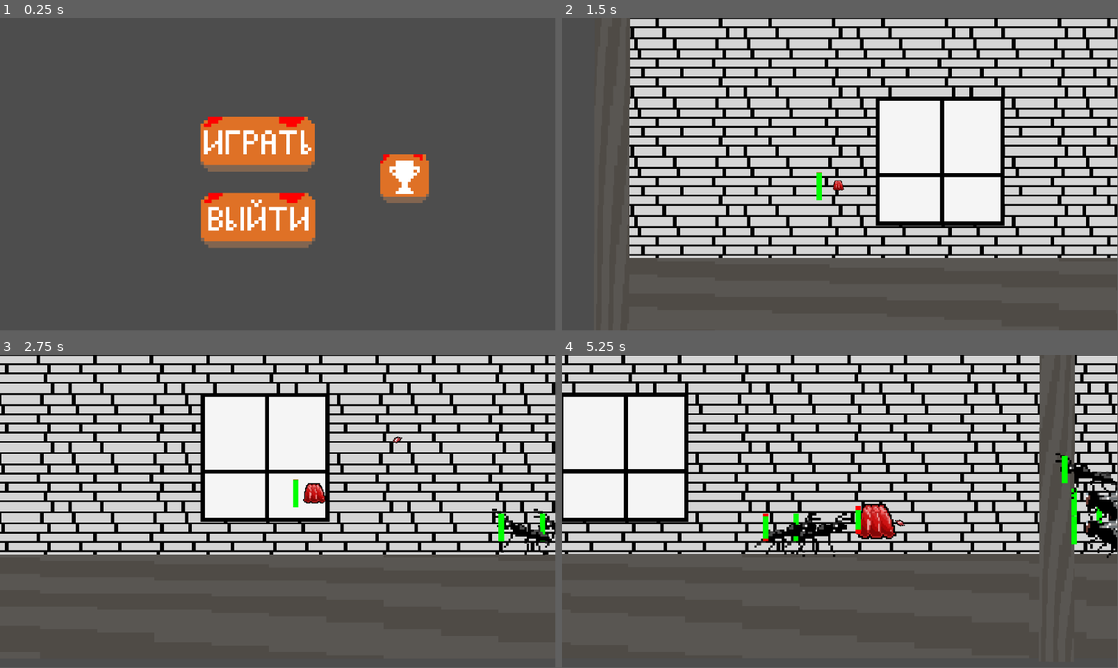
Above: before the commit, frames 1-4 (two rows, left to right).
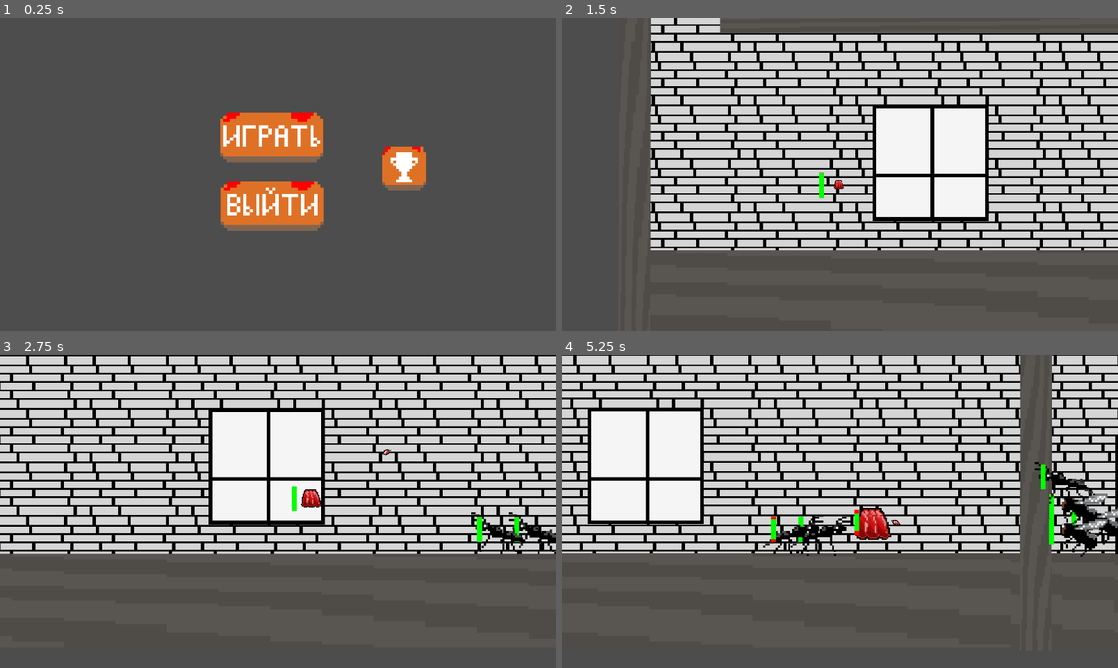
Above: after the commit, the same moments.

Repository: Razen-MIREA/metamorphozis
Game: Godot game, scene res://Menu.tscn
The game is run twice, just before and just after one commit, with the same random seed, the same clock (stepped at 60 frames per second) and the same inputs.
Inputs (mouse positions are in pixels of both pictures, inside the frame that each line leads up to; where the layout moved, square brackets give the same spot in the first picture):
- Up to frame 1 (0.25 s): no input
- Up to frame 2 (1.5 s): click (967, 168) [967, 177] at 0.5 s; click (834, 136) [817, 143] at 1.25 s
- Up to frame 3 (2.75 s): move the mouse to (400, 495) at 2.02 s; hold D (right) from 2.03 s (still down); hold Right mouse button (Attack) from 2.03 s (still down); tap Space (Jump) at 2.27 s
- Up to frame 4 (5.25 s): move the mouse to (728, 527) at 2.77 s; release Right mouse button (Attack) at 2.78 s; click (728, 527) at 2.85 s; tap Space (Jump) at 3.02, 4.52 s; move the mouse to (895, 442) at 3.52 s; release D (right) at 3.53 s; hold A (left) 3.53-4.28 s; hold Right mouse button (Attack) 3.53-4.28 s; move the mouse to (812, 574) at 4.27 s; hold D (right) from 4.28 s (still down); click (812, 574) at 4.35 s; move the mouse to (1006, 558) at 5.02 s; hold Right mouse button (Attack) from 5.03 s (still down)
In our replay, the window is 799x449 before the commit and 800x450 after it. These sizes can differ from the game's own. Grey fills any space a smaller window leaves; there, only what the larger window draws over its background counts as a difference.

The runs differ from the first frame. In frame 1, 7.3% of the frame differs, in the area x 36-78%, y 30-74%; in frame 2, 35%, in the area x 12-100%, y 0-77%; in frame 3, 28%; in frame 4, 32%.

Commit message:
future help exporting
- export settings
- added icon
- align fix screen in menu ~

Diff:
--- a/Menu.tscn
+++ b/Menu.tscn
@@ -33,30 +33,30 @@
 script = ExtResource("1_cx167")
 
 [node name="PlayButton" type="TextureButton" parent="." unique_id=832413301]
-offset_left = 416.0
-offset_top = 205.0
-offset_right = 653.38824
-offset_bottom = 319.0
+offset_left = 507.0
+offset_top = 218.0
+offset_right = 744.38824
+offset_bottom = 332.0
 texture_normal = SubResource("AtlasTexture_ylpcl")
 texture_hover = SubResource("AtlasTexture_cx167")
 stretch_mode = 0
 metadata/_edit_use_anchors_ = true
 
 [node name="ExitButton" type="TextureButton" parent="." unique_id=542625140]
-offset_left = 417.0
-offset_top = 363.0
-offset_right = 654.38824
-offset_bottom = 477.0
+offset_left = 508.0
+offset_top = 376.0
+offset_right = 745.38824
+offset_bottom = 490.0
 texture_normal = SubResource("AtlasTexture_dolsu")
 texture_hover = SubResource("AtlasTexture_n4eug")
 stretch_mode = 0
 metadata/_edit_use_anchors_ = true
 
 [node name="TextureButton" type="TextureButton" parent="." unique_id=1680350915]
-offset_left = 789.0
-offset_top = 283.0
-offset_right = 890.0
-offset_bottom = 384.0
+offset_left = 880.0
+offset_top = 296.0
+offset_right = 981.0
+offset_bottom = 397.0
 texture_normal = SubResource("AtlasTexture_dlksc")
 texture_hover = SubResource("AtlasTexture_hcwhg")
 stretch_mode = 0
--- a/icon.svg
+++ /dev/null
@@ -1 +0,0 @@
-<svg xmlns="http://www.w3.org/2000/svg" width="128" height="128"><rect width="124" height="124" x="2" y="2" fill="#363d52" stroke="#212532" stroke-width="4" rx="14"/><g fill="#fff" transform="translate(12.322 12.322)scale(.101)"><path d="M105 673v33q407 354 814 0v-33z"/><path fill="#478cbf" d="m105 673 152 14q12 1 15 14l4 67 132 10 8-61q2-11 15-15h162q13 4 15 15l8 61 132-10 4-67q3-13 15-14l152-14V427q30-39 56-81-35-59-83-108-43 20-82 47-40-37-88-64 7-51 8-102-59-28-123-42-26 43-46 89-49-7-98 0-20-46-46-89-64 14-123 42 1 51 8 102-48 27-88 64-39-27-82-47-48 49-83 108 26 42 56 81zm0 33v39c0 276 813 276 814 0v-39l-134 12-5 69q-2 10-14 13l-162 11q-12 0-16-11l-10-65H446l-10 65q-4 11-16 11l-162-11q-12-3-14-13l-5-69z"/><path d="M483 600c0 34 58 34 58 0v-86c0-34-58-34-58 0z"/><circle cx="725" cy="526" r="90"/><circle cx="299" cy="526" r="90"/></g><g fill="#414042" transform="translate(12.322 12.322)scale(.101)"><circle cx="307" cy="532" r="60"/><circle cx="717" cy="532" r="60"/></g></svg>
--- /dev/null
+++ b/logo.svg
@@ -0,0 +1,12 @@
+<?xml version="1.0" encoding="UTF-8"?>
+<!DOCTYPE svg PUBLIC "-//W3C//DTD SVG 1.1//EN" "http://www.w3.org/Graphics/SVG/1.1/DTD/svg11.dtd">
+<svg xmlns="http://www.w3.org/2000/svg" version="1.1" width="32px" height="32px" style="shape-rendering:geometricPrecision; text-rendering:geometricPrecision; image-rendering:optimizeQuality; fill-rule:evenodd; clip-rule:evenodd" xmlns:xlink="http://www.w3.org/1999/xlink">
+<g><path style="opacity:1" fill="#827d82" d="M -0.5,-0.5 C 4.5,-0.5 9.5,-0.5 14.5,-0.5C 14.1667,0.166667 13.8333,0.833333 13.5,1.5C 12.8333,1.83333 12.1667,2.16667 11.5,2.5C 5.28164,0.0997289 3.61498,1.7664 6.5,7.5C 5.88258,7.61071 5.38258,7.94404 5,8.5C 3.02379,14.3731 2.35712,20.3731 3,26.5C 7.84287,28.9144 13.0095,29.9144 18.5,29.5C 21.7522,29.4793 24.9189,29.146 28,28.5C 27.8174,23.7968 27.984,19.1302 28.5,14.5C 28.2283,12.0222 27.5616,9.68889 26.5,7.5C 27.8916,4.97458 27.5582,2.80791 25.5,1C 23.4652,0.401372 21.7985,0.901372 20.5,2.5C 19.5987,1.70951 18.9321,0.709515 18.5,-0.5C 22.8333,-0.5 27.1667,-0.5 31.5,-0.5C 31.5,10.1667 31.5,20.8333 31.5,31.5C 20.8333,31.5 10.1667,31.5 -0.5,31.5C -0.5,20.8333 -0.5,10.1667 -0.5,-0.5 Z"/></g>
+<g><path style="opacity:1" fill="#b3ac14" d="M 14.5,-0.5 C 15.8333,-0.5 17.1667,-0.5 18.5,-0.5C 18.9321,0.709515 19.5987,1.70951 20.5,2.5C 19.0772,4.54486 17.0772,5.54486 14.5,5.5C 14.7678,3.90097 14.4345,2.56764 13.5,1.5C 13.8333,0.833333 14.1667,0.166667 14.5,-0.5 Z"/></g>
+<g><path style="opacity:1" fill="#c2bc1c" d="M 26.5,7.5 C 25.7326,8.17197 25.0659,9.0053 24.5,10C 18.8041,10.8299 13.1375,10.6632 7.5,9.5C 7.13727,8.81654 6.80393,8.14987 6.5,7.5C 3.61498,1.7664 5.28164,0.0997289 11.5,2.5C 8.10428,2.63289 7.77094,3.63289 10.5,5.5C 9.00109,6.90377 9.33442,7.57044 11.5,7.5C 15.1575,6.60393 18.8242,6.43726 22.5,7C 21.1667,5.66667 21.1667,4.33333 22.5,3C 21.9056,2.53566 21.2389,2.36899 20.5,2.5C 21.7985,0.901372 23.4652,0.401372 25.5,1C 27.5582,2.80791 27.8916,4.97458 26.5,7.5 Z"/></g>
+<g><path style="opacity:1" fill="#f2e62f" d="M 13.5,1.5 C 14.4345,2.56764 14.7678,3.90097 14.5,5.5C 17.0772,5.54486 19.0772,4.54486 20.5,2.5C 21.2389,2.36899 21.9056,2.53566 22.5,3C 21.1667,4.33333 21.1667,5.66667 22.5,7C 18.8242,6.43726 15.1575,6.60393 11.5,7.5C 9.33442,7.57044 9.00109,6.90377 10.5,5.5C 7.77094,3.63289 8.10428,2.63289 11.5,2.5C 12.1667,2.16667 12.8333,1.83333 13.5,1.5 Z"/></g>
+<g><path style="opacity:1" fill="#a72b2a" d="M 6.5,7.5 C 6.80393,8.14987 7.13727,8.81654 7.5,9.5C 13.1375,10.6632 18.8041,10.8299 24.5,10C 25.0659,9.0053 25.7326,8.17197 26.5,7.5C 27.5616,9.68889 28.2283,12.0222 28.5,14.5C 27.984,19.1302 27.8174,23.7968 28,28.5C 24.9189,29.146 21.7522,29.4793 18.5,29.5C 13.0095,29.9144 7.84287,28.9144 3,26.5C 2.35712,20.3731 3.02379,14.3731 5,8.5C 5.38258,7.94404 5.88258,7.61071 6.5,7.5 Z"/></g>
+<g><path style="opacity:1" fill="#cd3837" d="M 23.5,27.5 C 22.6425,23.5935 22.6425,19.7602 23.5,16C 22.552,15.5172 21.552,15.3505 20.5,15.5C 21.292,13.7428 22.6253,12.4095 24.5,11.5C 25.5529,12.4383 26.2196,13.605 26.5,15C 25.1667,18.3333 25.1667,21.6667 26.5,25C 26.2517,26.7491 25.2517,27.5824 23.5,27.5 Z"/></g>
+<g><path style="opacity:1" fill="#d3515c" d="M 20.5,15.5 C 21.552,15.3505 22.552,15.5172 23.5,16C 22.6425,19.7602 22.6425,23.5935 23.5,27.5C 19.1539,27.6657 14.8206,27.499 10.5,27C 9.24402,26.5831 8.57735,25.7498 8.5,24.5C 7.00691,23.6879 6.34024,22.3545 6.5,20.5C 6.5695,18.2915 7.23616,16.2915 8.5,14.5C 10.8336,16.5038 12.8336,18.8371 14.5,21.5C 15.1667,19.5 15.8333,17.5 16.5,15.5C 17.4519,17.0453 17.7852,18.712 17.5,20.5C 18.5,20.5 19.5,20.5 20.5,20.5C 20.5,18.8333 20.5,17.1667 20.5,15.5 Z"/></g>
+<g><path style="opacity:1" fill="#981716" d="M 8.5,24.5 C 8.23798,23.0222 8.57131,21.6888 9.5,20.5C 11.4134,21.373 13.2467,22.373 15,23.5C 17.1385,22.2309 19.3052,22.2309 21.5,23.5C 21.2907,24.086 20.9574,24.586 20.5,25C 16.446,25.6936 12.446,25.5269 8.5,24.5 Z"/></g>
+</svg>
--- a/project.godot
+++ b/project.godot
@@ -10,14 +10,17 @@
 
 [application]
 
-config/name="Metamorphozis"
+config/name="JET-POP"
 run/main_scene="uid://keagahlolhmb"
 config/features=PackedStringArray("4.6", "GL Compatibility")
-config/icon="res://icon.svg"
+config/icon="uid://cg0mr86rot4kf"
 
 [display]
 
-window/size/resizable=false
+window/size/viewport_width=1280
+window/size/viewport_height=720
+window/stretch/mode="viewport"
+window/stretch/aspect="expand"
 
 [editor]
 
Not shown, changed: export_presets.cfg
Not shown, changed: logo.svg.import
